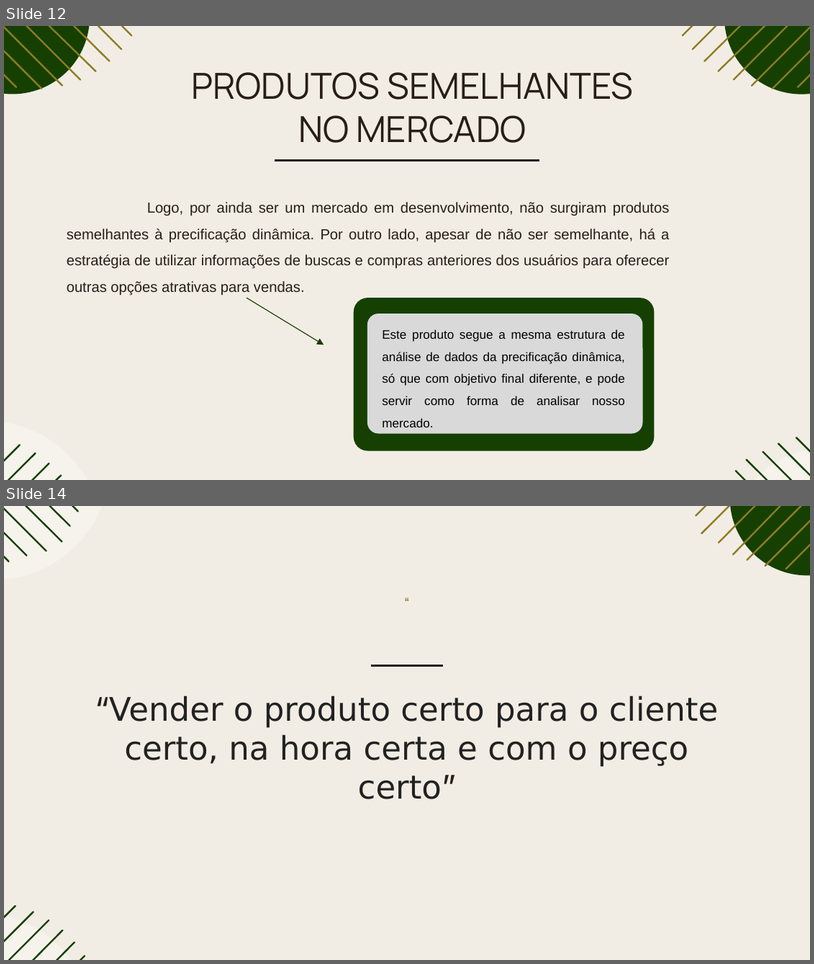
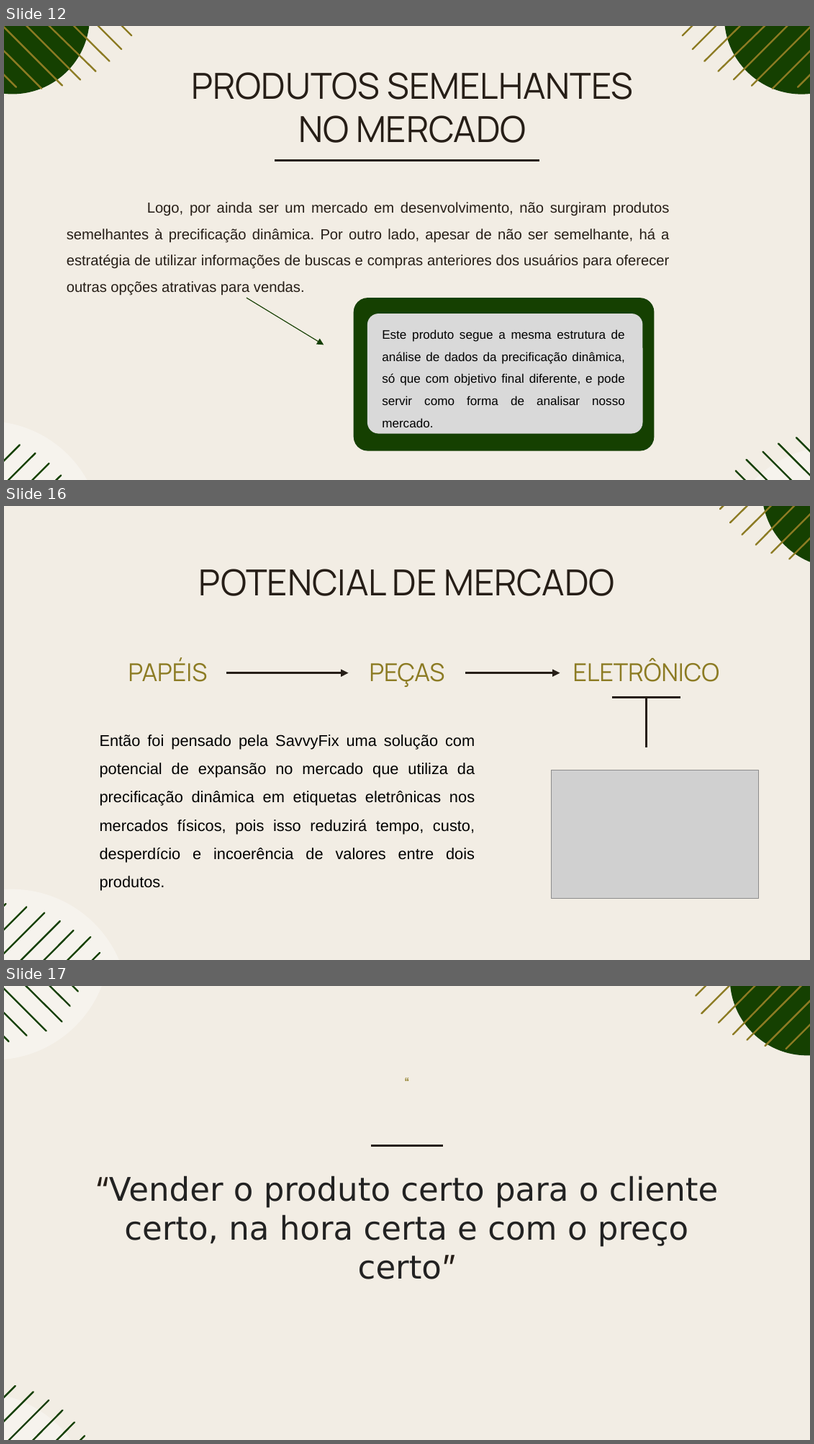
Before and after one commit to rafaellabastos/challenge-pitch-qa, a slide deck: Pitch-SavvyFix.pptx. Shown one above the other, each under a label of ours: slides 12 and 14 before the commit, slides 12, 16 and 17 after it; the slides between them are not shown. The pictures are 814x964 and 814x1444 pixels, drawn with LibreOffice and Linux fonts; fonts in the diff are those of the drawing; grey boxes stand for pictures. Boxes give left, top, right and bottom in pixels: in the first picture for what was removed or moved away, otherwise in the second. Text is boxed around its words. In the diff, an @@ line names an element or a change of style, - is before the commit and + after.

Commit message:
Slide que mostra o potencial de expansão do mercado

```diff
--- a/Pitch-SavvyFix.pptx
+++ b/Pitch-SavvyFix.pptx
@@ slide 16 added at [4, 506, 810, 960], background #F2EDE4 @@
@@ group added at [720, 506, 810, 568]: 6 freeform shapes, 1 ellipse @@
@@ title added at [199, 569, 615, 596], 32 pt, text #261E17 @@
+POTENCIAL DE MERCADO
@@ text added at [129, 658, 208, 682], 22 pt, text #8C7B23 @@
+PAPÉIS
@@ arrow added from (226, 673) to (348, 673), #261E17 2.25 pt @@
@@ text added at [370, 663, 445, 687], 22 pt, text #8C7B23 @@
+PEÇAS
@@ arrow added from (466, 673) to (561, 673), #261E17 2.25 pt @@
@@ text added at [574, 658, 720, 682], 22 pt, text #8C7B23 @@
+ELETRÔNICO
@@ line added from (612, 697) to (682, 697), #261E17 2.25 pt @@
@@ line added from (647, 697) to (647, 747), #261E17 2.25 pt @@
@@ text added at [100, 734, 475, 890], 14 pt, text #000000 @@
+Então foi pensado pela SavvyFix uma solução com potencial de expansão no mercado que utiliza da precificação dinâmica em etiquetas eletrônicas nos mercados físicos, pois isso reduzirá tempo, custo, desperdício e incoerência de valores entre dois produtos.
@@ picture added at [551, 770, 759, 898] @@
@@ group added at [4, 889, 128, 960]: 7 freeform shapes, 1 ellipse @@
@@ what was slide 14 is now slide 17 @@
```
Also in this commit, not shown: 1 slide changed, 3 other slides added, 1 slide removed.
